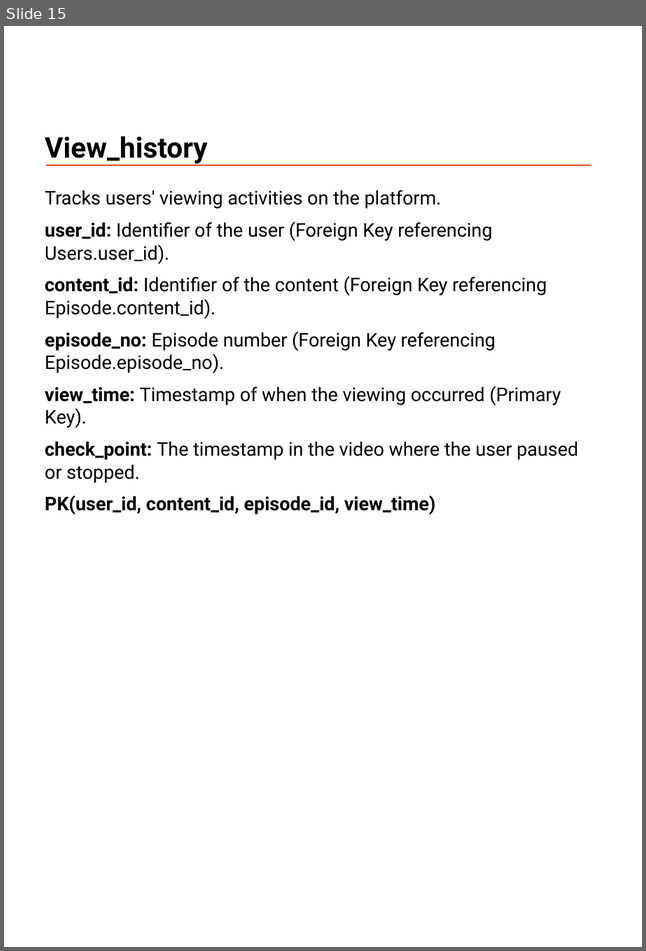
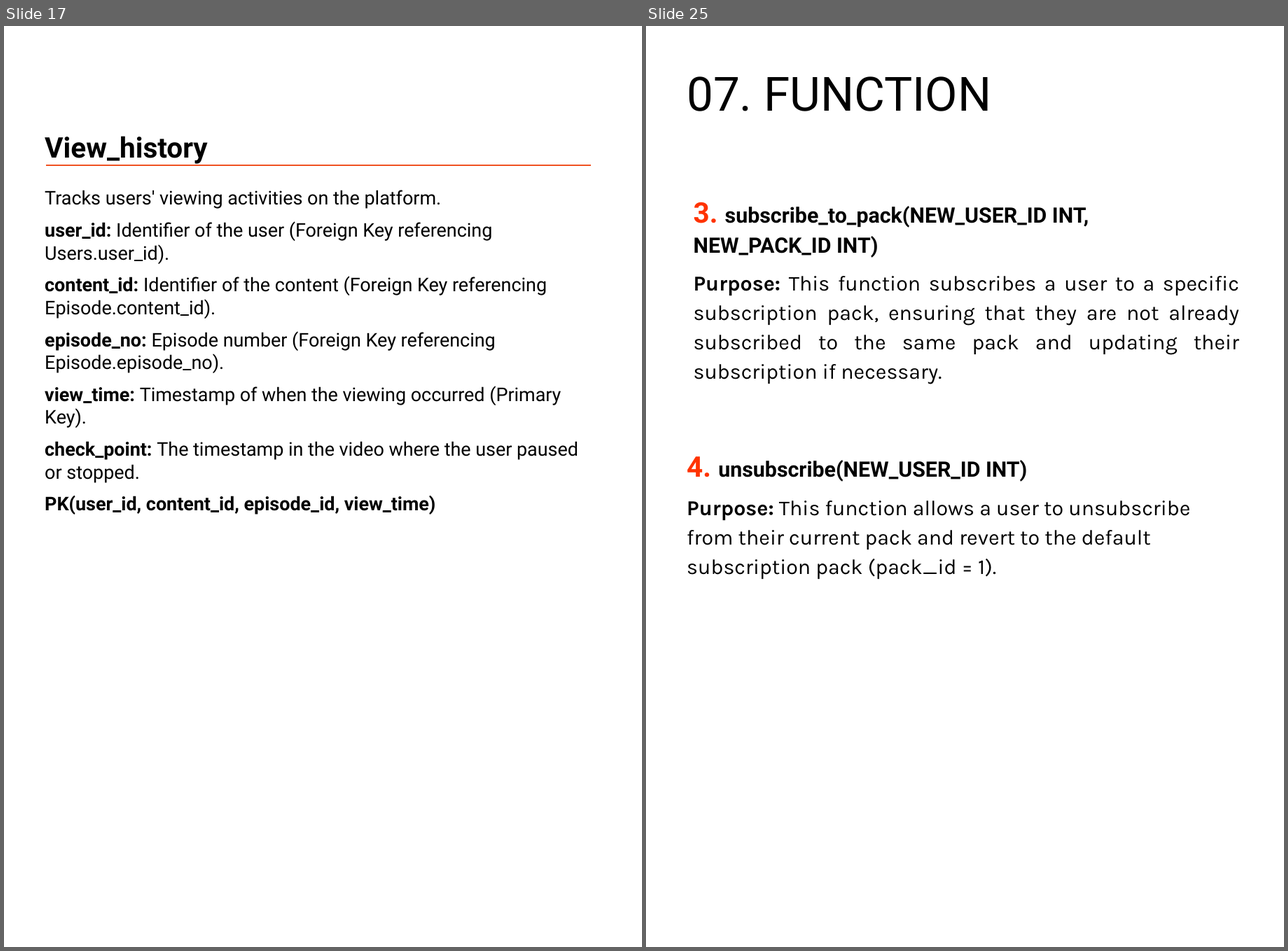
Before and after one commit to mtrung12/Movie_streaming_db, a slide deck: movie_stream_report.pptx. Shown side by side, each under a label of ours: slide 15 before the commit, slides 17 and 25 after it; the slides between them are not shown. The pictures are 646x951 and 1288x951 pixels, drawn with LibreOffice and Linux fonts; fonts in the diff are those of the drawing. Boxes give left, top, right and bottom in pixels: in the first picture for what was removed or moved away, otherwise in the second. Text is boxed around its words. In the diff, an @@ line names an element or a change of style, - is before the commit and + after.

```diff
--- a/movie_stream_report.pptx
+++ b/movie_stream_report.pptx
@@ slide 25 added at bbox=[646, 26, 1284, 947], background #FFFFFF @@
@@ text added at bbox=[687, 76, 991, 111], 40 pt, text #000000 @@
+07. FUNCTION
@@ text added at bbox=[694, 202, 1088, 258], 18 pt, text #000000, bold @@
+3. subscribe_to_pack(NEW_USER_ID INT, NEW_PACK_ID INT)
@@ text added at bbox=[694, 276, 1239, 384], 18 pt, text #000000 @@
+Purpose: This function subscribes a user to a specific subscription pack, ensuring that they are not already subscribed to the same pack and updating their subscription if necessary.
@@ text added at bbox=[687, 456, 1027, 482], 18 pt, text #000000, bold @@
+4. unsubscribe(NEW_USER_ID INT)
@@ text added at bbox=[687, 501, 1190, 579], 18 pt, text #000000 @@
+Purpose: This function allows a user to unsubscribe from their current pack and revert to the default subscription pack (pack_id = 1).
@@ what was slide 15 is now slide 17 @@
```
Also in this commit, not shown: 2 slides changed, 11 other slides added, 5 slides removed.
